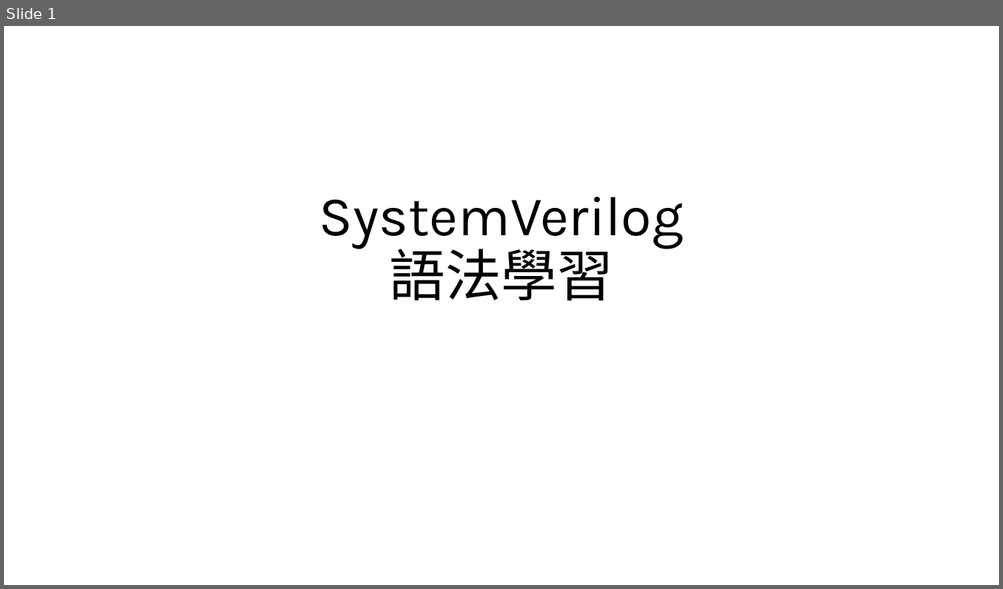
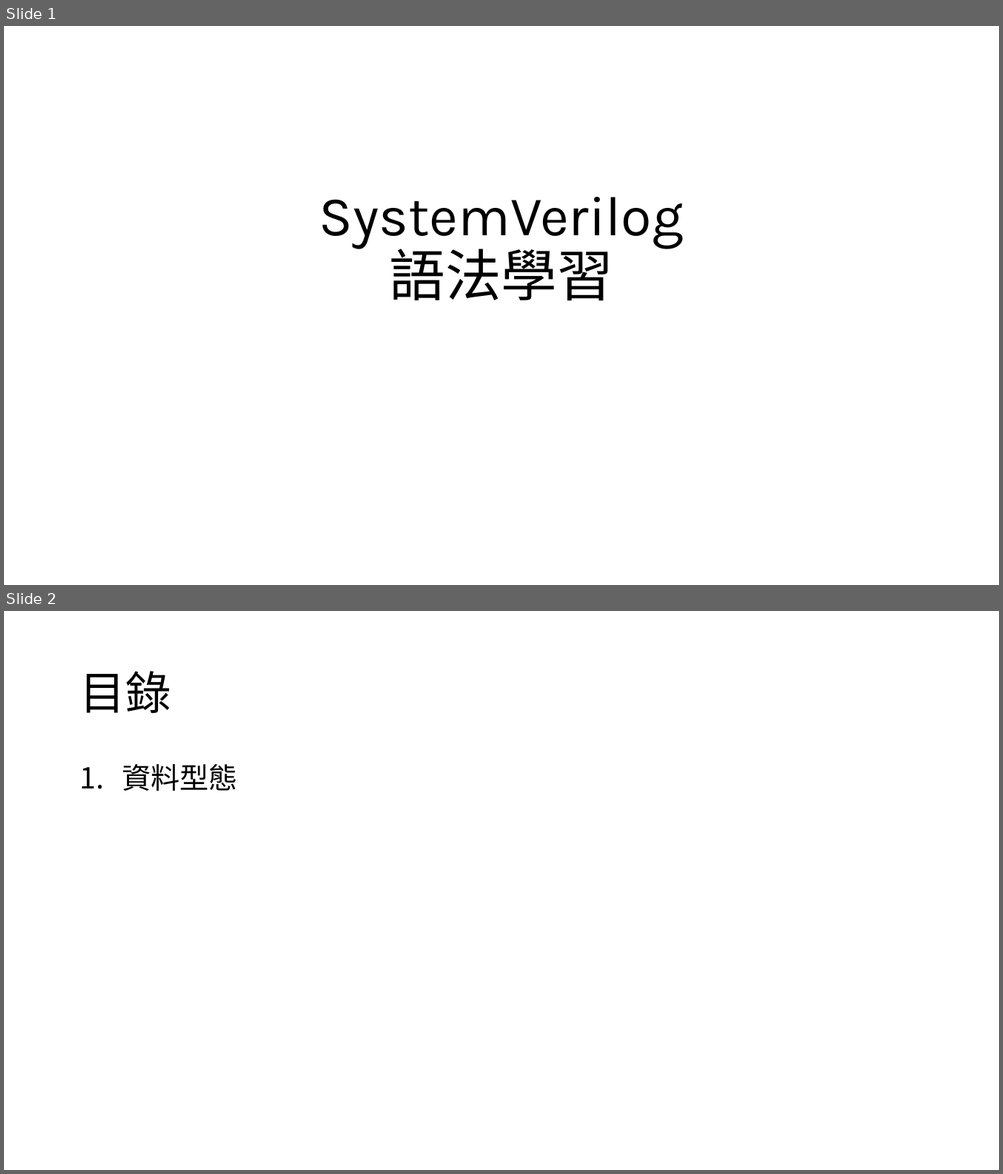
Before and after one commit to s9001055/DV_learning, a slide deck: systemverilog/SystemVerilog_語法學習.pptx. Shown one above the other, each under a label of ours: slide 1 before the commit, slides 1 and 2 after it. The pictures are 1003x589 and 1003x1174 pixels, drawn with LibreOffice and Linux fonts; fonts in the diff are those of the drawing. Boxes give left, top, right and bottom in pixels: in the first picture for what was removed or moved away, otherwise in the second. Text is boxed around its words. In the diff, an @@ line names an element or a change of style, - is before the commit and + after.

Commit message:
add 資料型態總覽

```diff
--- a/systemverilog/SystemVerilog_語法學習.pptx
+++ b/systemverilog/SystemVerilog_語法學習.pptx
@@ slide 2 added at (x1=4, y1=611, x2=999, y2=1170), background #FFFFFF @@
@@ title added at (x1=79, y1=671, x2=170, y2=713), 44 pt, text #000000 @@
+目錄
@@ text added at (x1=122, y1=764, x2=238, y2=791), 28 pt, text #000000 @@
+1. 資料型態
```
Also in this commit, not shown: 2 other slides added.
